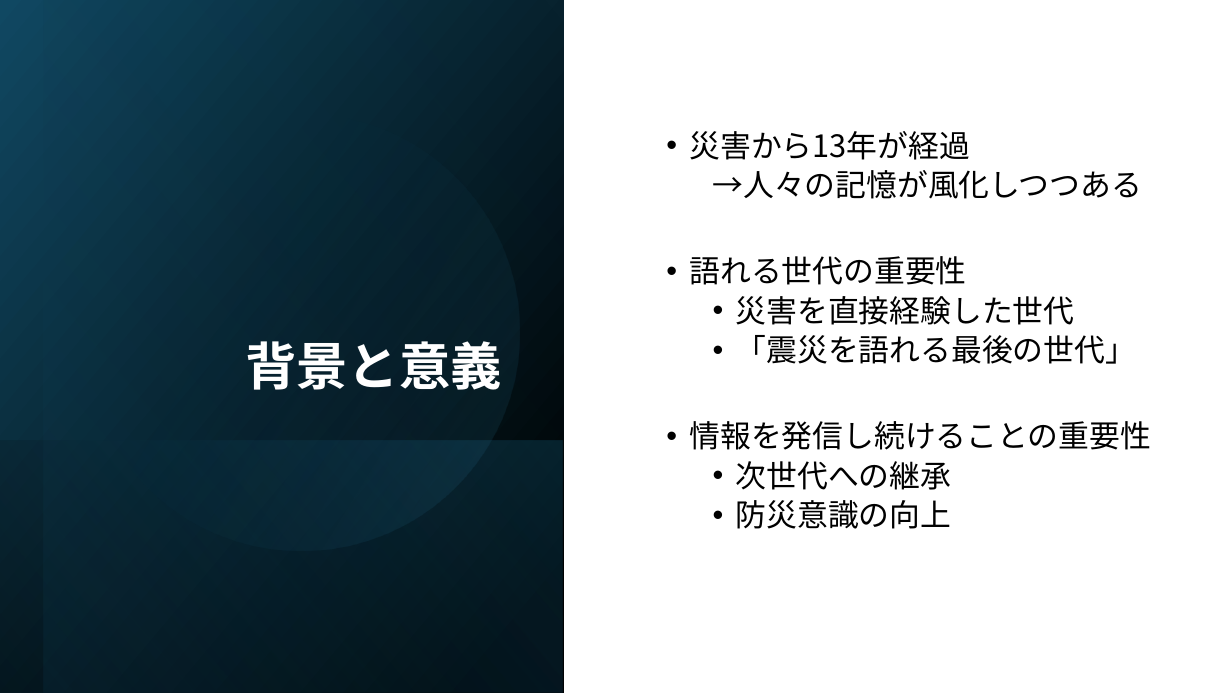
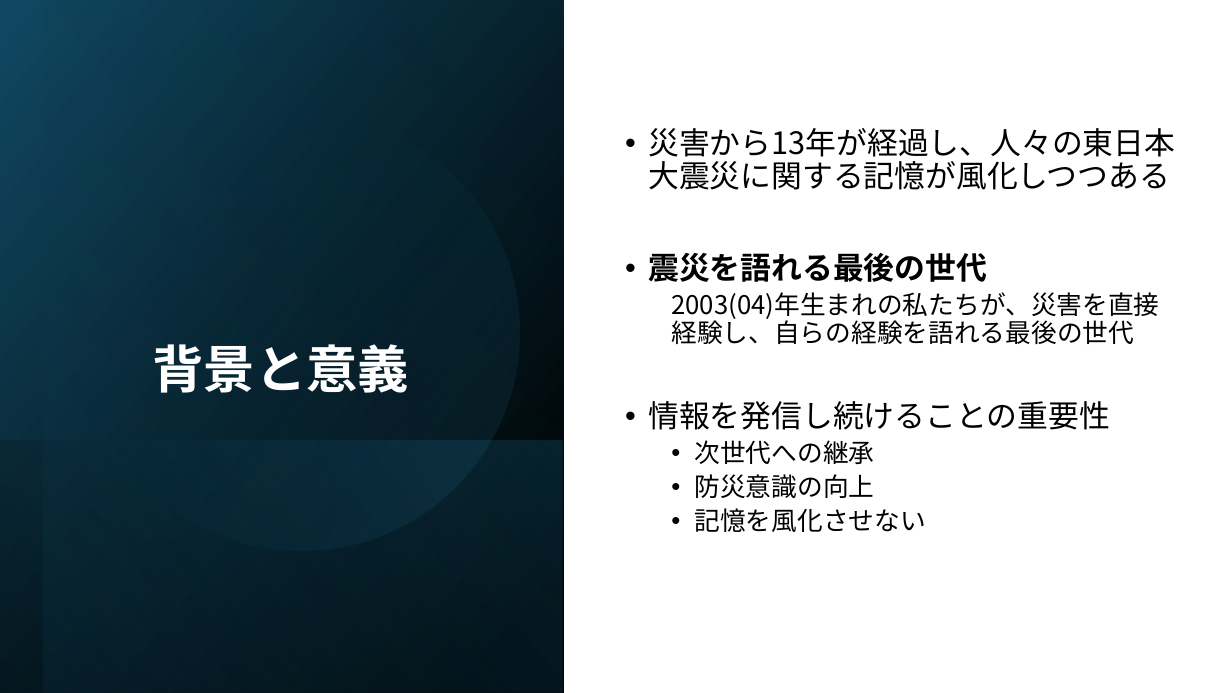
Before and after one commit to furuhashilab/ChisatoFuruuchi-2024-seminar-report, a slide deck: slide 3 of ゼミ論中間発表用.pptx. Drawn at 1232x693 pixels with LibreOffice and Linux fonts; fonts in the diff are those of the drawing. Boxes give left, top, right and bottom in pixels: in the first picture for what was removed or moved away, otherwise in the second. Text is boxed around its words. In the diff, an @@ line names an element or a change of style, - is before the commit and + after.

```diff
--- a/ゼミ論中間発表用.pptx
+++ b/ゼミ論中間発表用.pptx
@@ title "背景と意義": place and size @@
-title "背景と意義" at <box>245,341,501,390</box>
+title "背景と意義" at <box>153,344,409,393</box>
@@ title "背景と意義" at <box>153,344,409,393</box>: alignment right to centre @@
@@ text "災害から13年が経過し、人々の東日本大震災に関する記憶が風化しつつある": place and size @@
-text "災害から13年が経過し、人々の東日本大震災に関する記憶が風化しつつある" at <box>689,131,1151,529</box>
+text "災害から13年が経過し、人々の東日本大震災に関する記憶が風化しつつある" at <box>648,128,1175,532</box>
@@ text at <box>648,128,1175,344</box>: text changed @@
-• 災害から13年が経過
-  →人々の記憶が風化しつつある
-• 語れる世代の重要性
-  • 災害を直接経験した世代
-  • 「震災を語れる最後の世代」
+• 災害から13年が経過し、人々の東日本大震災に関する記憶が風化しつつある
+• 震災を語れる最後の世代
+  2003(04)年生まれの私たちが、災害を直接経験し、自らの経験を語れる最後の世代
@@ text at <box>695,440,875,498</box>: size 24 to 20 pt in "次世代への継承", "防災意識の向上" @@
@@ text at <box>695,508,926,532</box>: paragraph added @@
+  • 記憶を風化させない
```
Also in this commit, not shown: 11 other slides changed.
